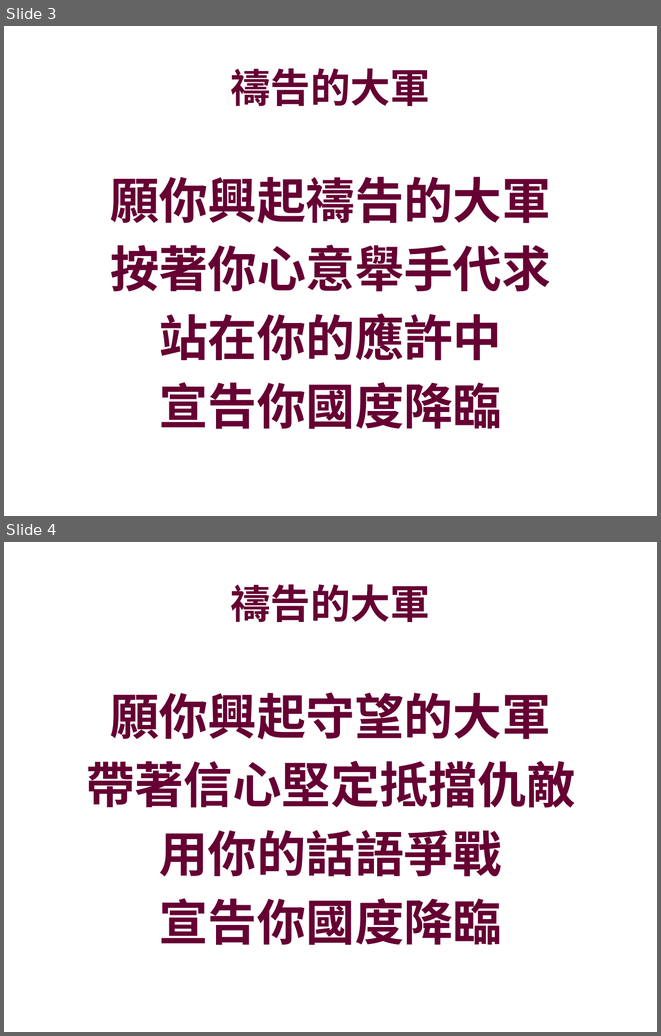
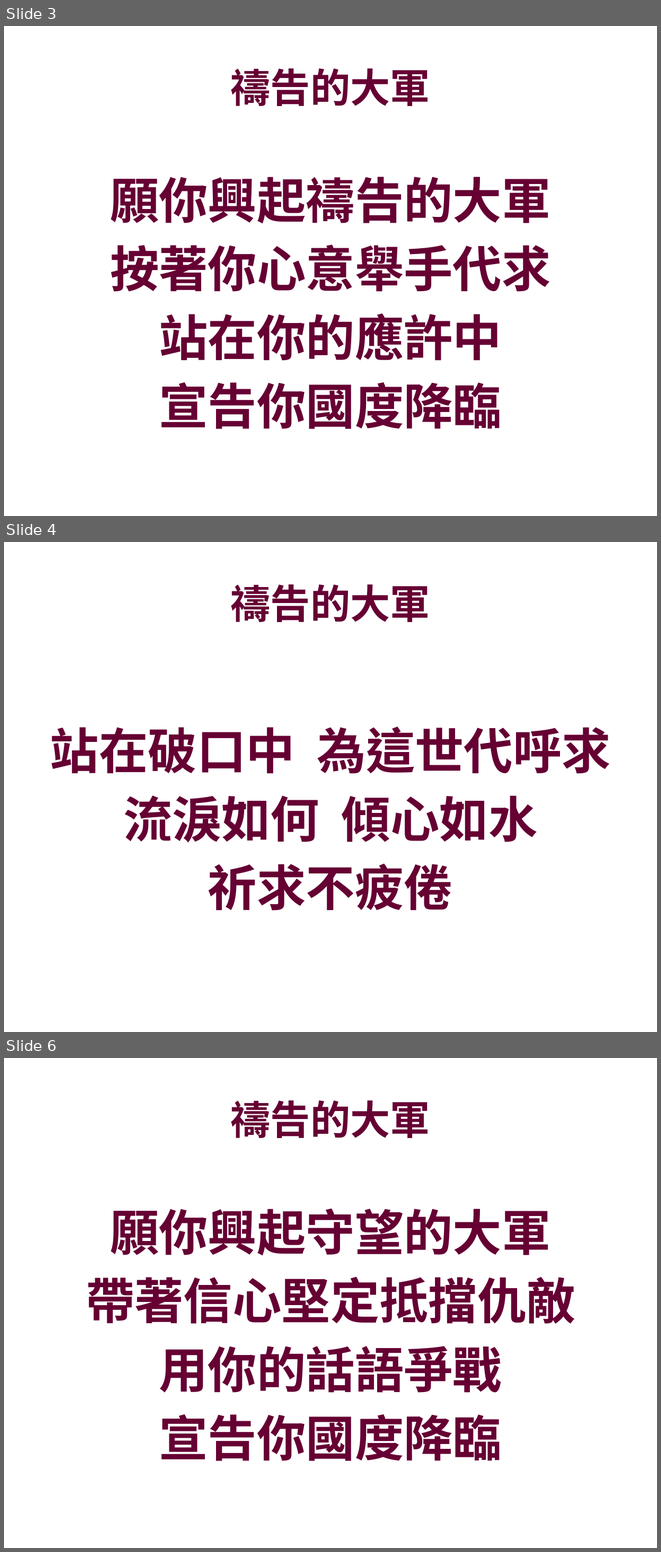
Before and after one commit to batisuoc/prayermeeting, a slide deck: 2019/5月/1605.pptx. Shown one above the other, each under a label of ours: slides 3 and 4 before the commit, slides 3, 4 and 6 after it; the slides between them are not shown. The pictures are 661x1036 and 661x1552 pixels, drawn with LibreOffice and Linux fonts; fonts in the diff are those of the drawing; background and template pictures are left out. Boxes give left, top, right and bottom in pixels: in the first picture for what was removed or moved away, otherwise in the second. Text is boxed around its words. In the diff, an @@ line names an element or a change of style, - is before the commit and + after.

```diff
--- a/2019/5月/1605.pptx
+++ b/2019/5月/1605.pptx
@@ slide 4 added at bbox=[4, 542, 657, 1032], background picture (left out) @@
@@ title added at bbox=[231, 584, 430, 622], 44 pt, text #660033, bold @@
+禱告的大軍
@@ text added at bbox=[50, 726, 611, 910], 54 pt, text #660033, bold @@
+站在破口中 為這世代呼求
+流淚如何 傾心如水
+祈求不疲倦
@@ what was slide 4 is now slide 6 @@
```
Also in this commit, not shown: 11 other slides added, 4 other files.
